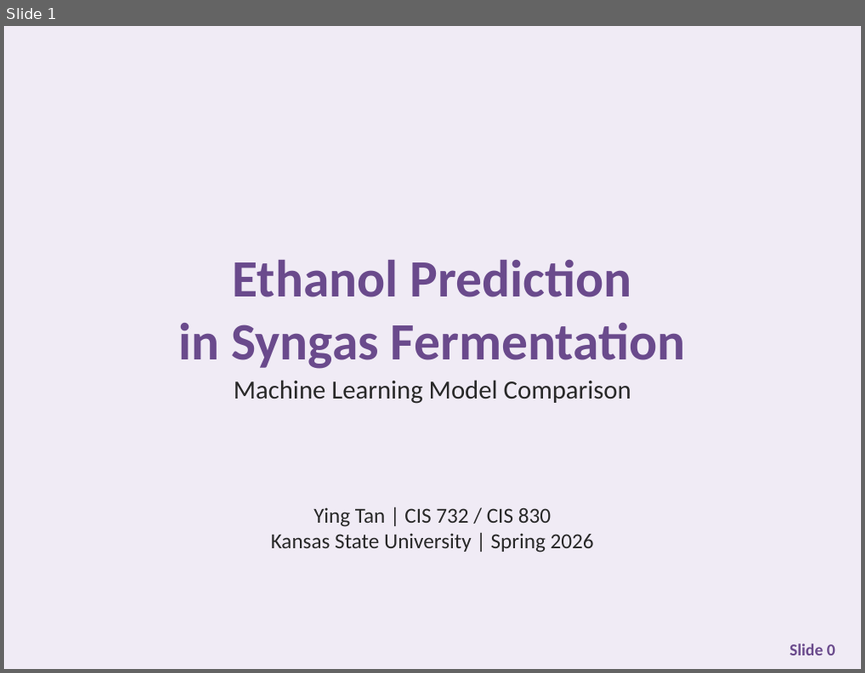
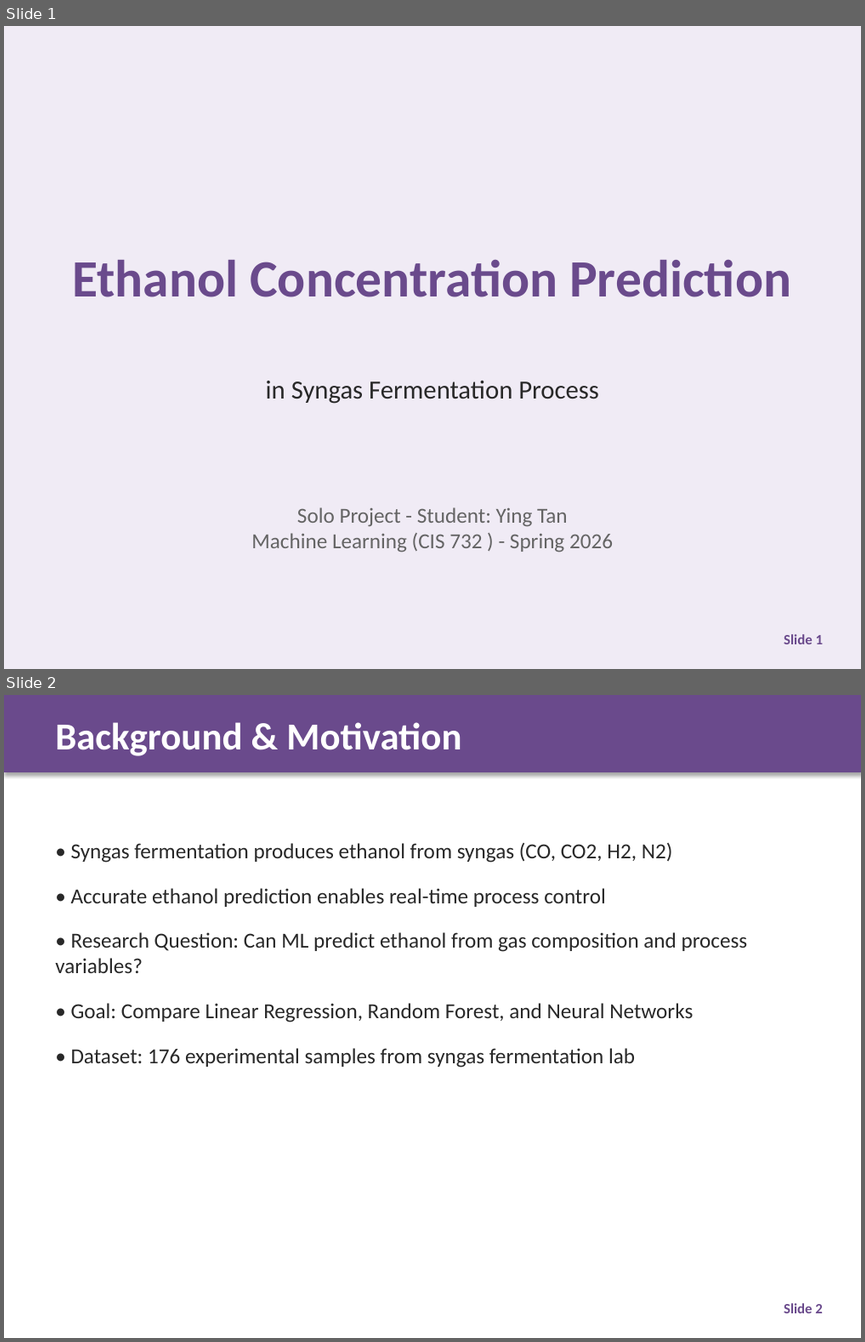
Before and after one commit to tanyingy-kau/ML-Assignments, a slide deck: slides/term_project_presentation_SYNGAS--group 6 Ying.pptx. Shown one above the other, each under a label of ours: slide 1 before the commit, slides 1 and 2 after it. The pictures are 865x673 and 865x1342 pixels, drawn with LibreOffice and Linux fonts; fonts in the diff are those of the drawing. Boxes give left, top, right and bottom in pixels: in the first picture for what was removed or moved away, otherwise in the second. Text is boxed around its words. In the diff, an @@ line names an element or a change of style, - is before the commit and + after.

Commit message:
Restore original group 6 Ying PPT from Canvas submission

```diff
--- a/slides/term_project_presentation_SYNGAS--group 6 Ying.pptx
+++ b/slides/term_project_presentation_SYNGAS--group 6 Ying.pptx
@@ slide 2 added at [4, 695, 861, 1338], background #FFFFFF @@
@@ rectangle added at [4, 695, 861, 772], fill #6A4A8C, outline #6A4A8C 0.75 pt @@
@@ text added at [55, 722, 461, 756], 32 pt, text #FFFFFF, bold @@
+Background & Motivation
@@ text added at [55, 843, 748, 1067], 18 pt, text #282828 @@
+• Syngas fermentation produces ethanol from syngas (CO, CO2, H2, N2)
+• Accurate ethanol prediction enables real-time process control
+• Research Question: Can ML predict ethanol from gas composition and process variables?
+• Goal: Compare Linear Regression, Random Forest, and Neural Networks
+• Dataset: 176 experimental samples from syngas fermentation lab
@@ text added at [783, 1303, 822, 1313], 12 pt, text #6A4A8C, bold @@
+Slide 2
@@ slide 1 changed as well @@
@@ text at [72, 259, 791, 297]: text changed @@
-Ethanol Prediction
-in Syngas Fermentation
+Ethanol Concentration Prediction
@@ text at [266, 380, 599, 403]: text changed @@
-Machine Learning Model Comparison
+in Syngas Fermentation Process
@@ text at [251, 507, 613, 552]: text changed; text colour #282828 to #646464 @@
-Ying Tan | CIS 732 / CIS 830
-Kansas State University | Spring 2026
+Solo Project - Student: Ying Tan
+Machine Learning (CIS 732 ) - Spring 2026
@@ text at [783, 634, 823, 644]: text changed; size 14 to 12 pt @@
-Slide 0
+Slide 1
```
Also in this commit, not shown: 4 other slides changed, 7 other slides added, 5 slides removed.
